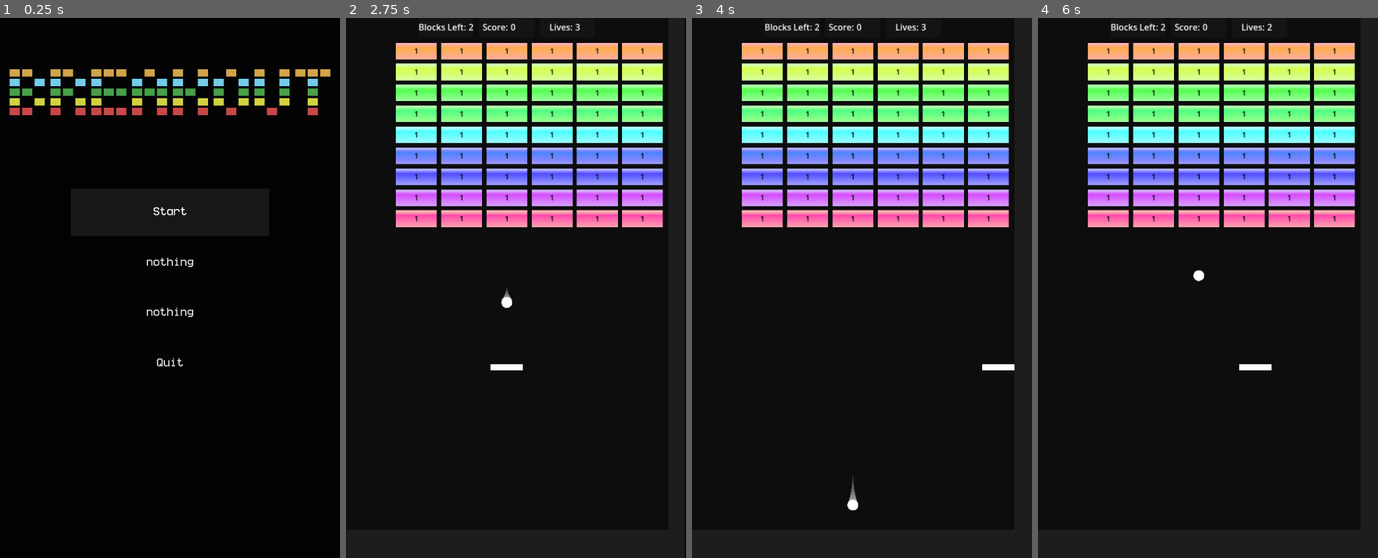
Above: before the commit, frames 1-4 (left to right).
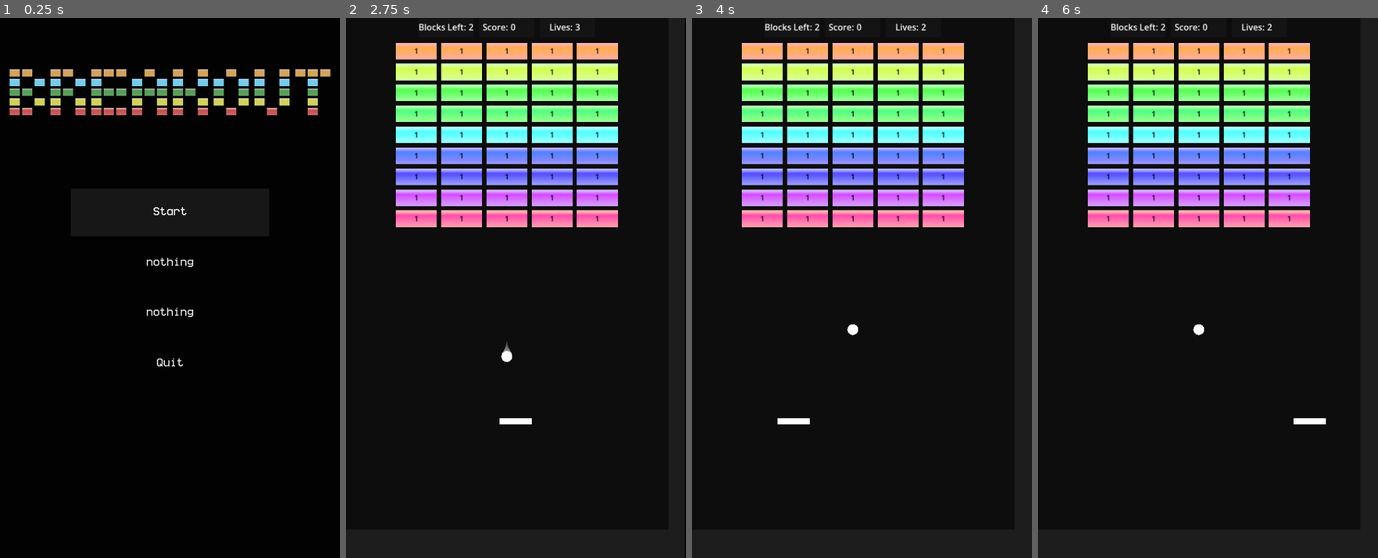
Above: after the commit, the same moments.

Repository: ProudFridge/Breakout
Game: Godot game, scene res://scenes/main_menu/main_menu.tscn
Same seed, same stepped clock (60 frames per second), same inputs: the game is played once before the commit and once after it. Sound files missing from this copy of the repository are replaced by a short silence.
Inputs (mouse positions are in pixels of both pictures, inside the frame that each line leads up to):
- Up to frame 1 (0.25 s): no input
- Up to frame 2 (2.75 s): click "nothing" at 0.5 s; click "nothing" at 1.25 s; click "Start" at 2 s
- Up to frame 3 (4 s): tap Enter at 2.75 s; move the mouse to (936, 261) at 2.77 s; hold D (move_right) 2.78-3.53 s; tap Shift (dash) at 2.85 s; click (936, 261) at 2.92 s; move the mouse to (794, 315) at 3.52 s; hold Down from 3.53 s (still down); tap Alt at 3.6 s; click (794, 315) at 3.67 s
- Up to frame 4 (6 s): move the mouse to (1242, 169) at 4.27 s; release Down at 4.28 s; hold D (move_right) 4.28-5.03 s; tap Shift (dash) at 4.35, 5.85 s; click (1242, 169) at 4.42 s; tap Space at 5 s; move the mouse to (1191, 396) at 5.02 s; hold Up 5.03-5.78 s; tap Alt at 5.1 s; click (1191, 396) at 5.17 s; tap Enter at 5.75 s; move the mouse to (1310, 369) at 5.77 s; hold A (move_left) from 5.78 s (still down); click (1310, 369) at 5.92 s

The runs differ from the first frame. In frame 1, 1.2% of the frame differs, in the area x 2-98%, y 9-18%; in frame 2, 3.8%; in frame 3, 3.8%, in the area x 25-95%, y 1-92%; in frame 4, 3.8%.

Commit message:
Add TitleColorRect node to use for the title

Diff:
--- a/levels.json
+++ b/levels.json
@@ -4,15 +4,15 @@
 			"title": "original",
 			"blockGrid": [
 				["0","0","0","0","0","0","0"],
-				["0","1","1","1","1","1","1"],
-				["0","1","1","1","1","1","1"],
-				["0","1","1","1","1","1","1"],
-				["0","1","1","1","1","1","1"],
-				["0","1","1","1","1","1","1"],
-				["0","1","1","1","1","1","1"],
-				["0","1","1","1","1","1","1"],
-				["0","1","1","1","1","1","1"],
-				["0","1","1","1","1","1","1"]
+				["0","1","1","1","1","1","0"],
+				["0","1","1","1","1","1","0"],
+				["0","1","1","1","1","1","0"],
+				["0","1","1","1","1","1","0"],
+				["0","1","1","1","1","1","0"],
+				["0","1","1","1","1","1","0"],
+				["0","1","1","1","1","1","0"],
+				["0","1","1","1","1","1","0"],
+				["0","1","1","1","1","1","0"]
 			]
 		},
 		{
--- a/scenes/block/block.gd
+++ b/scenes/block/block.gd
@@ -15,10 +15,8 @@
 @onready var mesh: MeshInstance2D = $MeshInstance2D
 
 func _ready() -> void:
-	(mesh.material as ShaderMaterial).set_shader_parameter("blockSize", blockSize)
 	mesh.modulate = initialColor
 	initialHealth = health
-	#BlockManager.add_block(self)
 	update_health_label()
 
 # Decreases the block's health
--- a/scenes/level_selection_menu/level_selection_menu.tscn
+++ b/scenes/level_selection_menu/level_selection_menu.tscn
@@ -17,70 +17,92 @@
 grow_vertical = 2
 color = Color(0.021745175, 0.084314264, 0.149899, 1)
 
-[node name="MarginContainer" type="MarginContainer" parent="." unique_id=30399325]
+[node name="VBoxContainer" type="VBoxContainer" parent="." unique_id=33724544]
 layout_mode = 1
 anchors_preset = 15
 anchor_right = 1.0
 anchor_bottom = 1.0
 grow_horizontal = 2
 grow_vertical = 2
+
+[node name="MarginContainer" type="MarginContainer" parent="VBoxContainer" unique_id=30399325]
+layout_mode = 2
+size_flags_vertical = 3
 theme_override_constants/margin_left = 60
 theme_override_constants/margin_top = 60
 theme_override_constants/margin_right = 60
 theme_override_constants/margin_bottom = 60
 
-[node name="GridContainer" type="GridContainer" parent="MarginContainer" unique_id=1188860350]
+[node name="GridContainer" type="GridContainer" parent="VBoxContainer/MarginContainer" unique_id=1188860350]
 layout_mode = 2
 theme_override_constants/h_separation = 20
 theme_override_constants/v_separation = 20
 columns = 2
 
-[node name="Button" type="Button" parent="MarginContainer/GridContainer" unique_id=1518072044]
+[node name="Button" type="Button" parent="VBoxContainer/MarginContainer/GridContainer" unique_id=1518072044]
 layout_mode = 2
 size_flags_horizontal = 3
 size_flags_vertical = 3
+text = "1"
 
-[node name="Button2" type="Button" parent="MarginContainer/GridContainer" unique_id=780976811]
+[node name="Button2" type="Button" parent="VBoxContainer/MarginContainer/GridContainer" unique_id=780976811]
 layout_mode = 2
 size_flags_horizontal = 3
 size_flags_vertical = 3
+text = "2"
 
-[node name="Button3" type="Button" parent="MarginContainer/GridContainer" unique_id=1926409447]
+[node name="Button3" type="Button" parent="VBoxContainer/MarginContainer/GridContainer" unique_id=1926409447]
 layout_mode = 2
 size_flags_horizontal = 3
 size_flags_vertical = 3
+text = "3"
 
-[node name="Button4" type="Button" parent="MarginContainer/GridContainer" unique_id=1988834775]
+[node name="Button4" type="Button" parent="VBoxContainer/MarginContainer/GridContainer" unique_id=1988834775]
 layout_mode = 2
 size_flags_horizontal = 3
 size_flags_vertical = 3
+text = "4"
 
-[node name="Button5" type="Button" parent="MarginContainer/GridContainer" unique_id=1765016554]
+[node name="Button5" type="Button" parent="VBoxContainer/MarginContainer/GridContainer" unique_id=1765016554]
 layout_mode = 2
 size_flags_horizontal = 3
 size_flags_vertical = 3
+text = "5"
 
-[node name="Button6" type="Button" parent="MarginContainer/GridContainer" unique_id=662331975]
+[node name="Button6" type="Button" parent="VBoxContainer/MarginContainer/GridContainer" unique_id=662331975]
 layout_mode = 2
 size_flags_horizontal = 3
 size_flags_vertical = 3
+text = "6"
 
-[node name="Button7" type="Button" parent="MarginContainer/GridContainer" unique_id=977085699]
+[node name="Button7" type="Button" parent="VBoxContainer/MarginContainer/GridContainer" unique_id=977085699]
 layout_mode = 2
 size_flags_horizontal = 3
 size_flags_vertical = 3
+text = "6"
 
-[node name="Button8" type="Button" parent="MarginContainer/GridContainer" unique_id=2049579445]
+[node name="Button8" type="Button" parent="VBoxContainer/MarginContainer/GridContainer" unique_id=2049579445]
 layout_mode = 2
 size_flags_horizontal = 3
 size_flags_vertical = 3
+text = "7"
 
-[node name="Button9" type="Button" parent="MarginContainer/GridContainer" unique_id=1462477963]
+[node name="Button9" type="Button" parent="VBoxContainer/MarginContainer/GridContainer" unique_id=1462477963]
 layout_mode = 2
 size_flags_horizontal = 3
 size_flags_vertical = 3
+text = "8"
 
-[node name="Button10" type="Button" parent="MarginContainer/GridContainer" unique_id=730423113]
+[node name="Button10" type="Button" parent="VBoxContainer/MarginContainer/GridContainer" unique_id=730423113]
 layout_mode = 2
 size_flags_horizontal = 3
 size_flags_vertical = 3
+text = "9"
+
+[node name="HBoxContainer" type="HBoxContainer" parent="VBoxContainer" unique_id=1655626935]
+layout_mode = 2
+
+[node name="Button" type="Button" parent="VBoxContainer/HBoxContainer" unique_id=119675648]
+custom_minimum_size = Vector2(0, 100)
+layout_mode = 2
+size_flags_horizontal = 3
--- a/scenes/managers/game_manager/game_manager.gd
+++ b/scenes/managers/game_manager/game_manager.gd
@@ -21,7 +21,7 @@
 	var paddle: Paddle = PADDLE.instantiate()
 	ball = BALL.instantiate()
 
-	paddle.position = Vector2(Global.windowSize.x / 2, Global.windowSize.y - 300)
+	paddle.position = Vector2(Global.windowSize.x / 2, Global.windowSize.y - 200)
 	ball.position = Vector2(Global.windowSize.x / 2, paddle.position.y - 170)
 
 	add_child(paddle)
--- a/scenes/paddle/paddle.gd
+++ b/scenes/paddle/paddle.gd
@@ -1,18 +1,20 @@
 extends CharacterBody2D
 class_name Paddle
 
-var SPEED: float = 300.0
+var SPEED: float = 500.0
 var oriSpeed: float = SPEED
-const maxTiltAngle: float = deg_to_rad(30)
-var tiltAccel: float = 10
+const maxTiltAngle: float = deg_to_rad(15)
+var tiltAccel: float = 2
 
 func _physics_process(delta: float) -> void:
 	# Get the input direction and handle the movement/deceleration.
-	var direction: float= Input.get_axis("move_left", "move_right")
-	if direction:
-		velocity.x = direction * SPEED
-	else:
-		velocity.x = move_toward(velocity.x, 0, SPEED)
+	#var direction: float= Input.get_axis("move_left", "move_right")
+	#if direction:
+		#velocity.x = direction * SPEED
+	#else:
+		#velocity.x = move_toward(velocity.x, 0, SPEED)
+	#
+	position.x = get_global_mouse_position().x
 
 	# Handle the paddle tilt
 	if Input.is_action_pressed("tilt_right"):
--- a/scenes/title/title.gd
+++ b/scenes/title/title.gd
@@ -83,10 +83,17 @@
 				if letter[row][col] == 1:
 					_create_color_rect(Vector2((col * (cellSize.x + cellMargin.x) + i * (letterSize.x + letterMargin)) - titleSize.x / 2, row * (cellSize.y + cellMargin.y)), colors[row])
 
+#func _process(delta: float) -> void:
+	#var children: Array[Node] = get_children()
+	#for i: int in children.size():
+		#var node: ColorRect = children.get(i)
+		#node.offset_transform_position = Vector2(sin(float(Time.get_ticks_msec()) / 1000.0  + 2 * i), 0)
+
 
 func _create_color_rect(pos: Vector2, color: Color) -> void:
-	var colorRect: ColorRect = ColorRect.new()
+	var colorRect: TitleColorRect = load("res://scenes/title/title_color_rect.tscn").instantiate()
 	colorRect.size = cellSize
 	colorRect.color = color
 	colorRect.position = pos
+	colorRect.offset_transform_enabled = true
 	add_child(colorRect)
--- /dev/null
+++ b/scenes/title/title_color_rect.gd
@@ -0,0 +1,11 @@
+extends ColorRect
+class_name TitleColorRect
+
+# Called when the node enters the scene tree for the first time.
+func _ready() -> void:
+	pass # Replace with function body.
+
+
+# Called every frame. 'delta' is the elapsed time since the previous frame.
+func _process(delta: float) -> void:
+	pass
--- /dev/null
+++ b/scenes/title/title_color_rect.tscn
@@ -0,0 +1,23 @@
+[gd_scene format=3 uid="uid://b7woc0vvg8c1b"]
+
+[ext_resource type="Shader" uid="uid://c5sm1o3plmmgj" path="res://shaders/block.gdshader" id="1_21ttm"]
+[ext_resource type="Script" uid="uid://uuw7j1fsp1i" path="res://scenes/title/title_color_rect.gd" id="1_hq6qu"]
+
+[sub_resource type="Gradient" id="Gradient_c27ow"]
+offsets = PackedFloat32Array(0.0044642687, 0.080357134, 0.29910713, 1)
+colors = PackedColorArray(0.39688924, 0.39688927, 0.3968891, 1, 0.7666207, 0.7666192, 0.7666192, 1, 0.29586664, 0.29586646, 0.29586664, 1, 0.40451172, 0.40451106, 0.4045107, 1)
+
+[sub_resource type="GradientTexture2D" id="GradientTexture2D_2m7xh"]
+gradient = SubResource("Gradient_c27ow")
+fill_to = Vector2(0, 1)
+
+[sub_resource type="ShaderMaterial" id="ShaderMaterial_21ttm"]
+shader = ExtResource("1_21ttm")
+shader_parameter/gradientTexture = SubResource("GradientTexture2D_2m7xh")
+
+[node name="TitleColorRect" type="ColorRect" unique_id=490590835]
+material = SubResource("ShaderMaterial_21ttm")
+offset_right = 40.0
+offset_bottom = 40.0
+color = Color(1, 0.24000001, 0.24000001, 1)
+script = ExtResource("1_hq6qu")
--- /dev/null
+++ b/test/node.tscn
@@ -0,0 +1,34 @@
+[gd_scene format=3 uid="uid://vdamxg8pnefd"]
+
+[ext_resource type="PackedScene" uid="uid://cniqxh06sbxw5" path="res://scenes/arena/arena.tscn" id="1_y2shw"]
+
+[node name="Node" type="Node" unique_id=974708962]
+
+[node name="SubViewportContainer" type="SubViewportContainer" parent="." unique_id=1295858182]
+anchors_preset = 8
+anchor_left = 0.5
+anchor_top = 0.5
+anchor_right = 0.5
+anchor_bottom = 0.5
+offset_left = -250.0
+offset_top = -449.5
+offset_right = 250.0
+offset_bottom = 449.5
+grow_horizontal = 2
+grow_vertical = 2
+scale = Vector2(1, 0.4000002)
+stretch = true
+
+[node name="SubViewport" type="SubViewport" parent="SubViewportContainer" unique_id=1832022918]
+size = Vector2i(500, 899)
+
+[node name="Camera2D" type="Camera2D" parent="SubViewportContainer/SubViewport" unique_id=784406685]
+position = Vector2(3.8146973e-06, 1.9073486e-06)
+scale = Vector2(0.99999994, 0.99999994)
+limit_left = 0
+limit_top = 0
+limit_right = 600
+limit_bottom = 950
+
+[node name="Arena" parent="SubViewportContainer/SubViewport" unique_id=2083693325 instance=ExtResource("1_y2shw")]
+scale = Vector2(2.0437918, 1.0958921)
Not shown, added: scenes/title/title_color_rect.gd.uid
